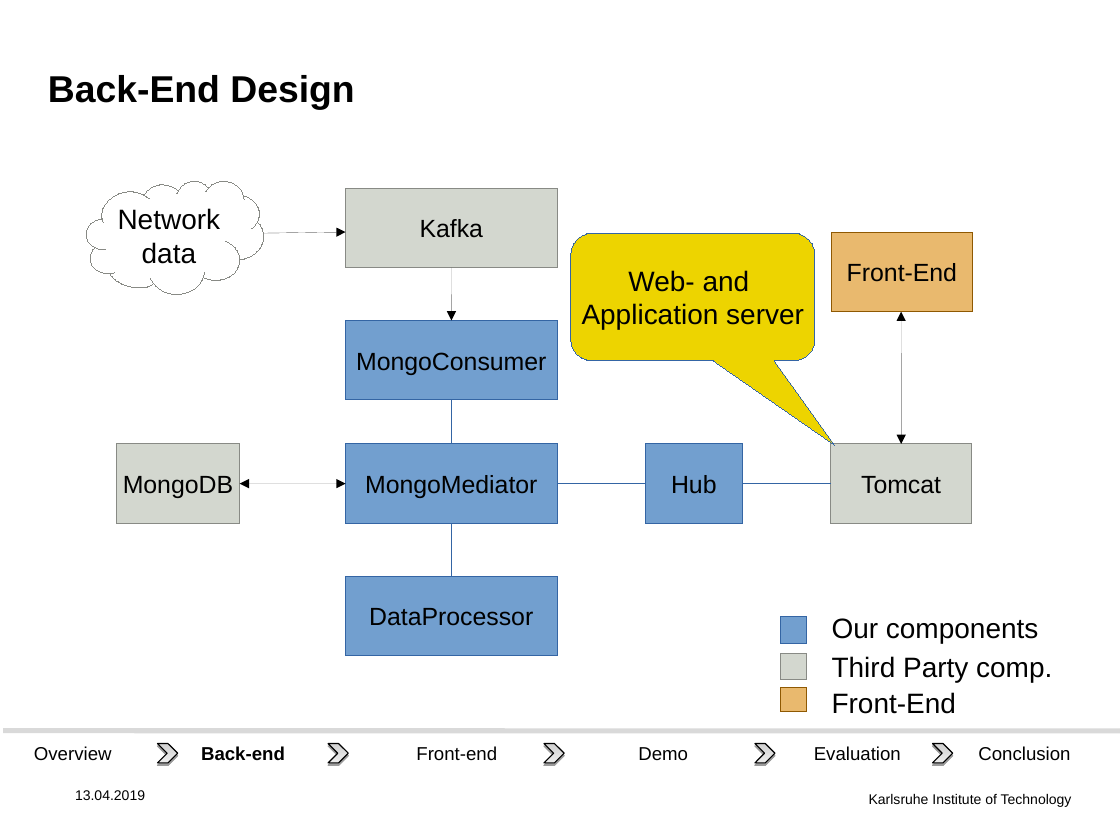
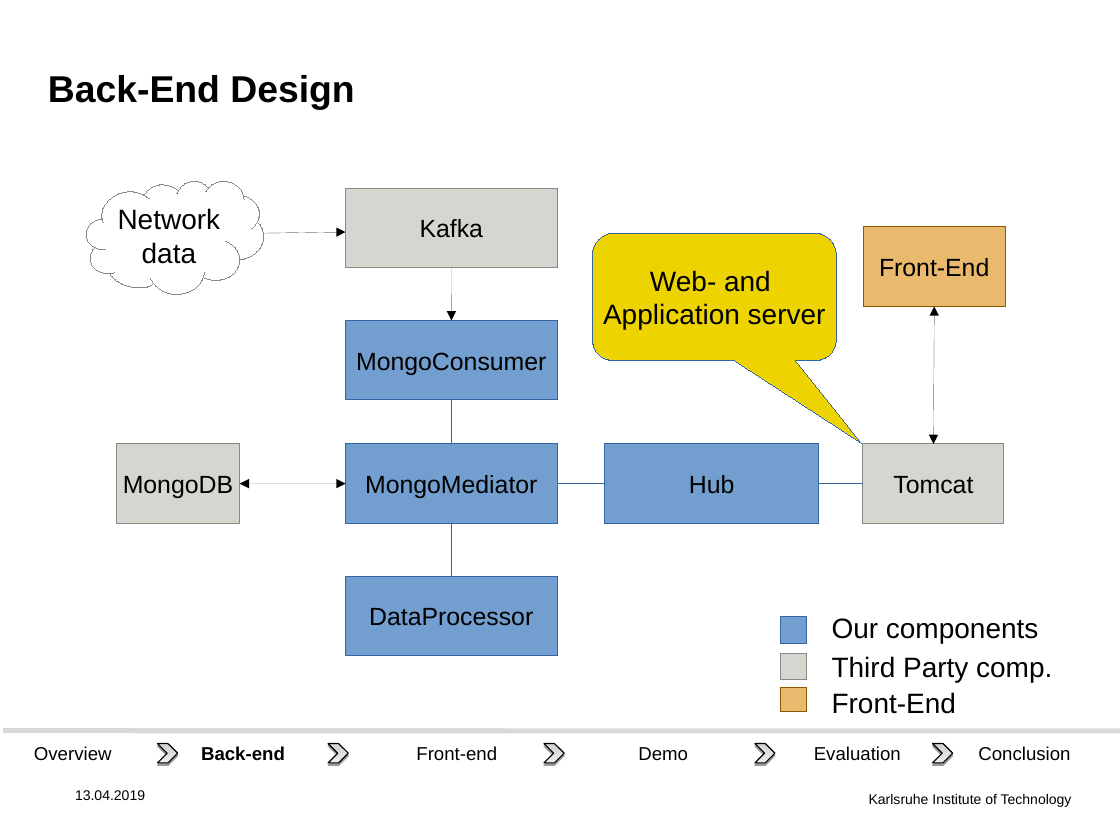
Before and after one commit to DHSTTOS/documents, a slide deck: slide 13 of final_presentation/final-pres3.odp. Drawn at 1120x840 pixels with LibreOffice and Linux fonts; fonts in the diff are those of the drawing; background and template pictures are left out. Boxes give left, top, right and bottom in pixels: in the first picture for what was removed or moved away, otherwise in the second. Text is boxed around its words. In the diff, an @@ line names an element or a change of style, - is before the commit and + after.

```diff
--- a/final_presentation/final-pres3.odp
+++ b/final_presentation/final-pres3.odp
@@ rounded speech box "Web- and Application server": place and size @@
-rounded speech box "Web- and Application server" at box(571, 233, 815, 361)
+rounded speech box "Web- and Application server" at box(592, 233, 837, 361)
@@ rounded speech box "Web- and Application server" at box(592, 233, 837, 361): proportions changed @@
@@ rectangle "Front-End": place and size @@
-rectangle "Front-End" at box(831, 232, 973, 311)
+rectangle "Front-End" at box(864, 227, 1006, 307)
@@ double arrow moved from (902, 311) - (902, 444) to (934, 307) - (933, 444) @@
@@ rectangle "Hub": place and size @@
-rectangle "Hub" at box(645, 444, 743, 523)
+rectangle "Hub" at box(605, 444, 819, 523)
@@ rectangle "Tomcat": place and size @@
-rectangle "Tomcat" at box(831, 444, 972, 523)
+rectangle "Tomcat" at box(862, 444, 1004, 523)
@@ elbow line moved from (743, 484) - (831, 484) to (819, 484) - (864, 484) @@
```
Also in this commit, not shown: 7 other slides changed.
